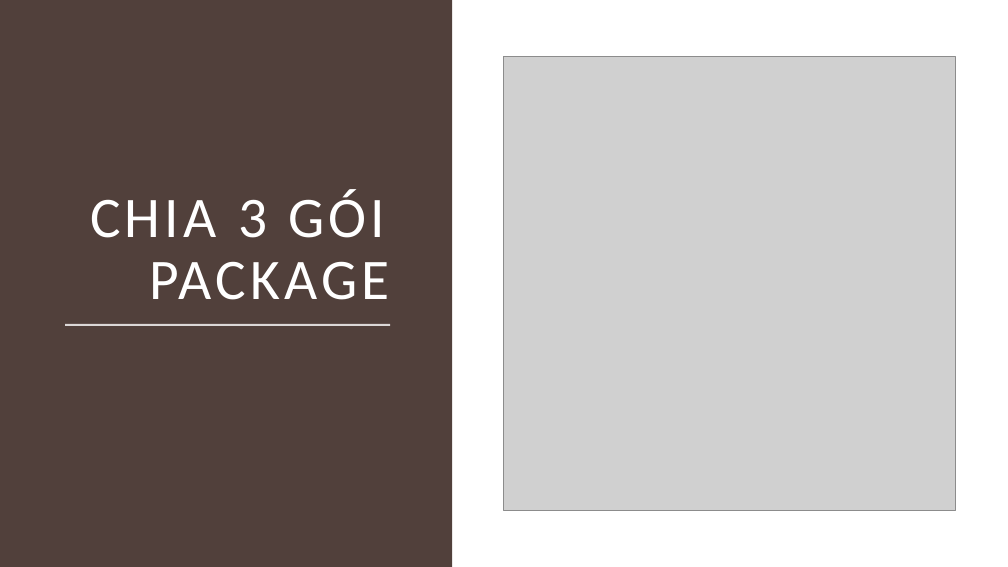
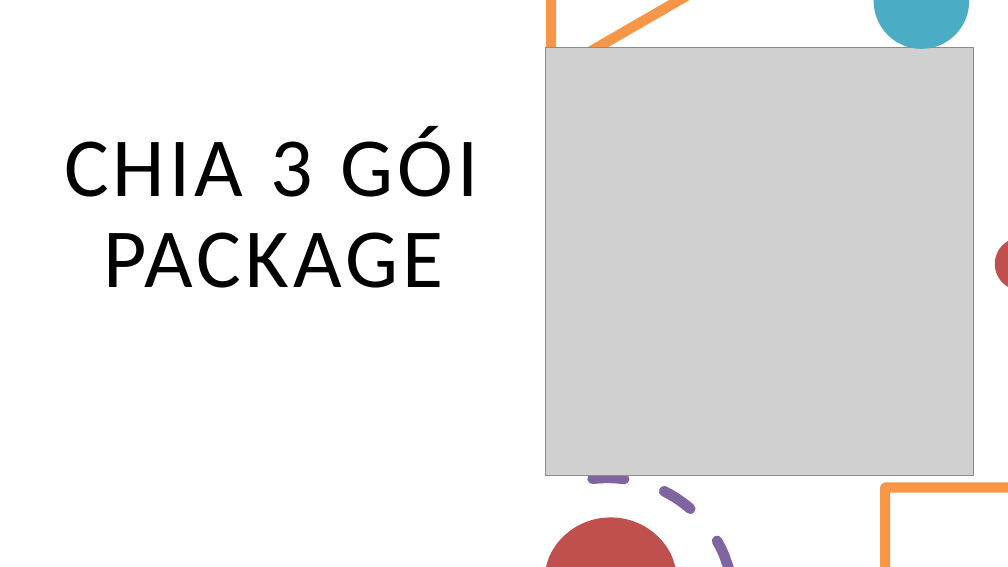
Before and after one commit to loilunhp007/qltvJava, a slide deck: slide 7 of TEST1.pptx (slide 6 before the commit). Drawn at 1008x567 pixels with LibreOffice and Linux fonts; fonts in the diff are those of the drawing; grey boxes stand for pictures. Boxes give left, top, right and bottom in pixels: in the first picture for what was removed or moved away, otherwise in the second. Text is boxed around its words. In the diff, an @@ line names an element or a change of style, - is before the commit and + after.

```diff
--- a/TEST1.pptx
+++ b/TEST1.pptx
@@ rectangle removed at <box>0,0,453,566</box> @@
@@ freeform shape added at <box>546,0,690,80</box>, fill #F79646 @@
@@ freeform shape added at <box>874,0,970,48</box>, fill #4BACC6 @@
@@ picture: place and size @@
-picture at <box>504,56,956,510</box>
+picture at <box>545,48,974,477</box>
@@ text "CHIA 3 GÓI PACKAGE" at <box>64,127,478,288</box>: size 41 to 60 pt, text colour #FFFFFF to #000000; alignment right to centre @@
@@ freeform shape added at <box>995,241,1008,286</box>, fill #C0504D @@
@@ line removed from (66, 325) to (390, 325) @@
@@ freeform shape added at <box>588,473,734,567</box>, fill #8064A2 @@
@@ freeform shape added at <box>880,483,1008,567</box>, fill #F79646 @@
@@ freeform shape added at <box>546,517,675,566</box>, fill #C0504D @@
```
Also in this commit, not shown: 2 other slides changed, 5 slides added, 1 slide removed.
